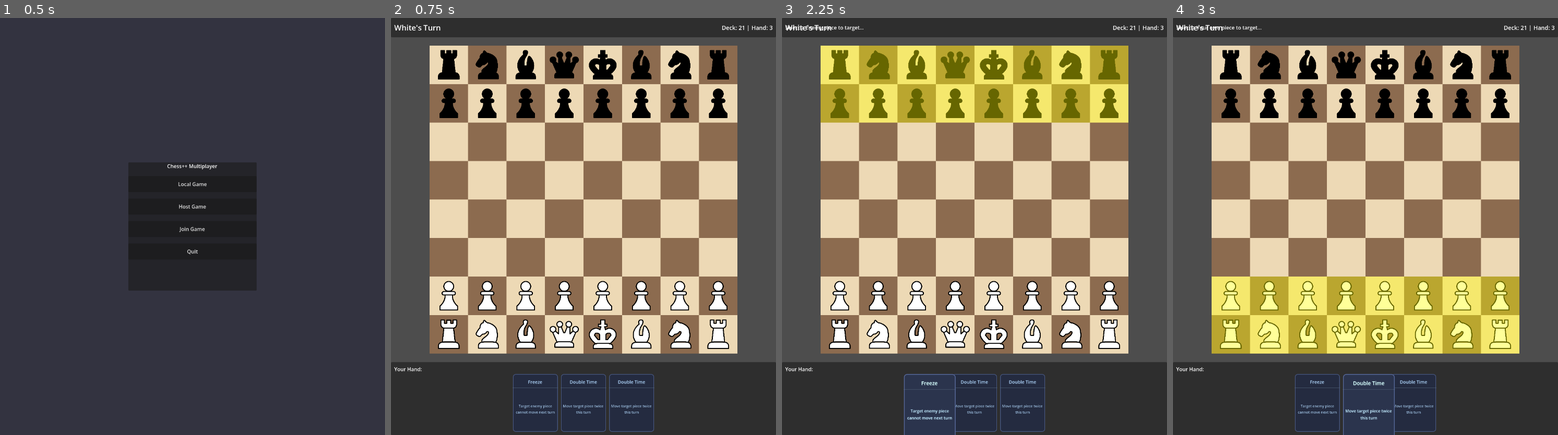
Above: before the commit, frames 1-4 (left to right).
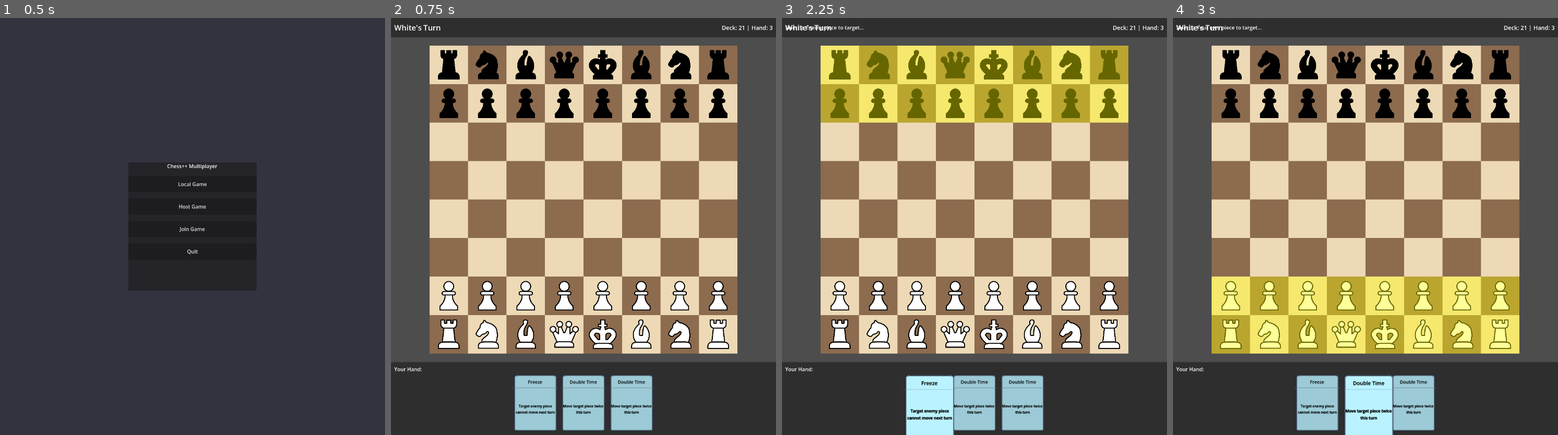
Above: after the commit, the same moments.

Repository: Lubachmann/Chess-
Game: Godot game, scene res://scenes/multiplayer_menu.tscn
Same seed, same stepped clock (60 frames per second), same inputs: the game is played once before the commit and once after it.
Inputs (mouse positions are in pixels of both pictures, inside the frame that each line leads up to):
- Up to frame 1 (0.5 s): no input
- Up to frame 2 (0.75 s): click "Local Game" at 0.5 s
- Up to frame 3 (2.25 s): tap Enter at 1.25 s; move the mouse to (974, 201) at 1.27 s; click (974, 201) at 1.42 s; tap Space at 2 s; move the mouse to (928, 401) at 2.02 s; click (928, 401) at 2.17 s
- Up to frame 4 (3 s): tap Enter at 2.75 s; move the mouse to (1365, 401) at 2.77 s; click (1365, 401) at 2.92 s

Frame 1 is identical in both runs. In frame 2, 4.7% of the frame differs, in the area x 31-69%, y 85-100%; in frame 3, 5.0%; in frame 4, 5.0%.

Commit message:
card asset

Diff:
--- a/scenes/card_ui.tscn
+++ b/scenes/card_ui.tscn
@@ -1,27 +1,18 @@
-[gd_scene load_steps=3 format=3 uid="uid://dqr7w8mxq3ofs"]
+[gd_scene format=3 uid="uid://dqr7w8mxq3ofs"]
 
-[ext_resource type="Script" path="res://scripts/card_ui.gd" id="1_card_ui"]
+[ext_resource type="Script" uid="uid://ndgjktelrcjn" path="res://scripts/card_ui.gd" id="1_card_ui"]
+[ext_resource type="Texture2D" uid="uid://dp1tuywgjbw3r" path="res://assets/Card.png" id="2_e1hm3"]
 
-[sub_resource type="StyleBoxFlat" id="StyleBoxFlat_1"]
-bg_color = Color(0.2, 0.2, 0.25, 1)
-border_width_left = 2
-border_width_top = 2
-border_width_right = 2
-border_width_bottom = 2
-border_color = Color(0.4, 0.4, 0.5, 1)
-corner_radius_top_left = 8
-corner_radius_top_right = 8
-corner_radius_bottom_right = 8
-corner_radius_bottom_left = 8
+[sub_resource type="StyleBoxTexture" id="StyleBoxTexture_birkm"]
+texture = ExtResource("2_e1hm3")
 
-[node name="CardUI" type="Control"]
+[node name="CardUI" type="Control" unique_id=298370084]
 custom_minimum_size = Vector2(140, 180)
 layout_mode = 3
 anchors_preset = 0
-mouse_filter = 0
 script = ExtResource("1_card_ui")
 
-[node name="Panel" type="Panel" parent="."]
+[node name="Panel" type="Panel" parent="." unique_id=267663262]
 layout_mode = 1
 anchors_preset = 15
 anchor_right = 1.0
@@ -29,9 +20,9 @@
 grow_horizontal = 2
 grow_vertical = 2
 mouse_filter = 2
-theme_override_styles/panel = SubResource("StyleBoxFlat_1")
+theme_override_styles/panel = SubResource("StyleBoxTexture_birkm")
 
-[node name="VBoxContainer" type="VBoxContainer" parent="Panel"]
+[node name="VBoxContainer" type="VBoxContainer" parent="Panel" unique_id=1129499309]
 layout_mode = 1
 anchors_preset = 15
 anchor_right = 1.0
@@ -41,37 +32,37 @@
 mouse_filter = 2
 theme_override_constants/separation = 5
 
-[node name="Spacer1" type="Control" parent="Panel/VBoxContainer"]
+[node name="Spacer1" type="Control" parent="Panel/VBoxContainer" unique_id=357748005]
 custom_minimum_size = Vector2(0, 10)
 layout_mode = 2
 mouse_filter = 2
 
-[node name="CardName" type="Label" parent="Panel/VBoxContainer"]
+[node name="CardName" type="Label" parent="Panel/VBoxContainer" unique_id=74077990]
 layout_mode = 2
-mouse_filter = 2
-theme_override_colors/font_color = Color(1, 1, 1, 1)
+theme_override_colors/font_color = Color(0, 0, 0, 1)
+theme_override_constants/outline_size = 0
 theme_override_font_sizes/font_size = 14
 text = "Card Name"
 horizontal_alignment = 1
 vertical_alignment = 1
 autowrap_mode = 2
 
-[node name="Separator" type="HSeparator" parent="Panel/VBoxContainer"]
+[node name="Separator" type="HSeparator" parent="Panel/VBoxContainer" unique_id=2012520316]
 layout_mode = 2
 mouse_filter = 2
 
-[node name="Description" type="Label" parent="Panel/VBoxContainer"]
+[node name="Description" type="Label" parent="Panel/VBoxContainer" unique_id=1083951853]
 layout_mode = 2
 size_flags_vertical = 3
-mouse_filter = 2
-theme_override_colors/font_color = Color(0.9, 0.9, 0.9, 1)
+theme_override_colors/font_color = Color(0, 0, 0, 1)
+theme_override_constants/outline_size = 1
 theme_override_font_sizes/font_size = 11
 text = "Card description goes here"
 horizontal_alignment = 1
 vertical_alignment = 1
 autowrap_mode = 3
 
-[node name="Spacer2" type="Control" parent="Panel/VBoxContainer"]
+[node name="Spacer2" type="Control" parent="Panel/VBoxContainer" unique_id=1485347886]
 custom_minimum_size = Vector2(0, 5)
 layout_mode = 2
 mouse_filter = 2
Binary file added: assets/Card.png
